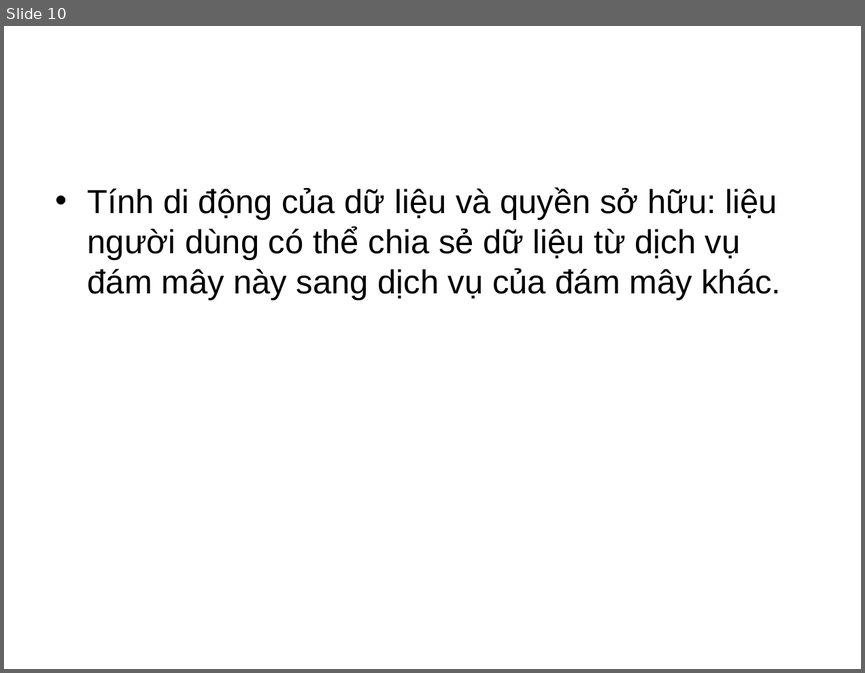
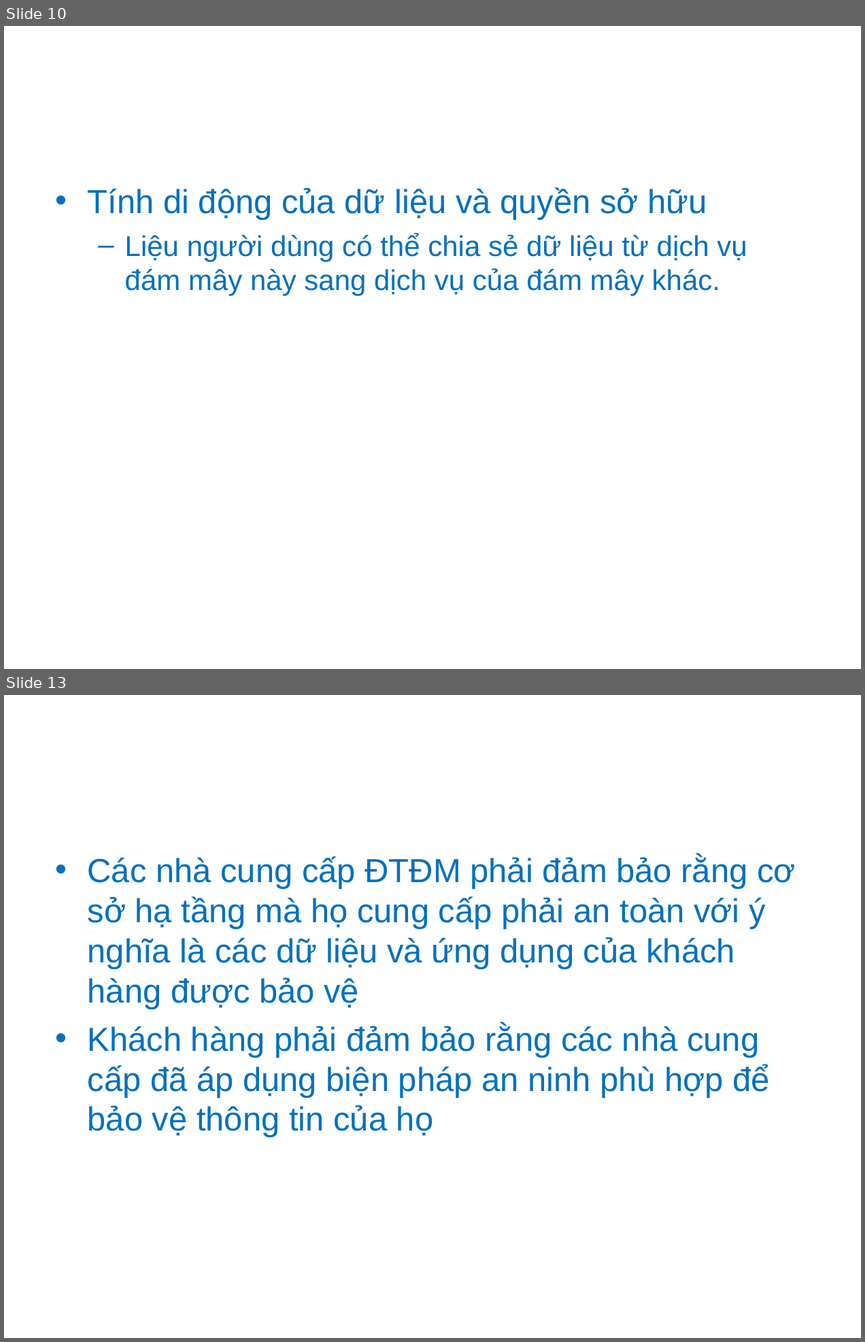
Before and after one commit to ndlongit/longnd-data, a slide deck: Temp/Bai tap ky nang - NDL.ppt. Shown one above the other, each under a label of ours: slide 10 before the commit, slides 10 and 13 after it; the slides between them are not shown. The pictures are 865x673 and 865x1342 pixels, drawn with LibreOffice and Linux fonts; fonts in the diff are those of the drawing. Boxes give left, top, right and bottom in pixels: in the first picture for what was removed or moved away, otherwise in the second. Text is boxed around its words. In the diff, an @@ line names an element or a change of style, - is before the commit and + after.

```diff
--- a/Temp/Bai tap ky nang - NDL.ppt
+++ b/Temp/Bai tap ky nang - NDL.ppt
@@ slide 13 added at box(4, 695, 861, 1338), background #FFFFFF @@
@@ text added at box(88, 855, 796, 1137), 28 pt, text #0070C0 @@
+• Các nhà cung cấp ĐTĐM phải đảm bảo rằng cơ sở hạ tầng mà họ cung cấp phải an toàn với ý nghĩa là các dữ liệu và ứng dụng của khách hàng được bảo vệ
+• Khách hàng phải đảm bảo rằng các nhà cung cấp đã áp dụng biện pháp an ninh phù hợp để bảo vệ thông tin của họ
@@ slide 10 changed as well @@
@@ text at box(88, 187, 747, 295): text changed; size 28 to 24 pt; text colour #000000 to #0070C0 @@
-• Tính di động của dữ liệu và quyền sở hữu: liệu người dùng có thể chia sẻ dữ liệu từ dịch vụ đám mây này sang dịch vụ của đám mây khác.
+• Tính di động của dữ liệu và quyền sở hữu
+  – Liệu người dùng có thể chia sẻ dữ liệu từ dịch vụ đám mây này sang dịch vụ của đám mây khác.
```
Also in this commit, not shown: 8 other slides changed, 5 other slides added, 1 slide removed.
